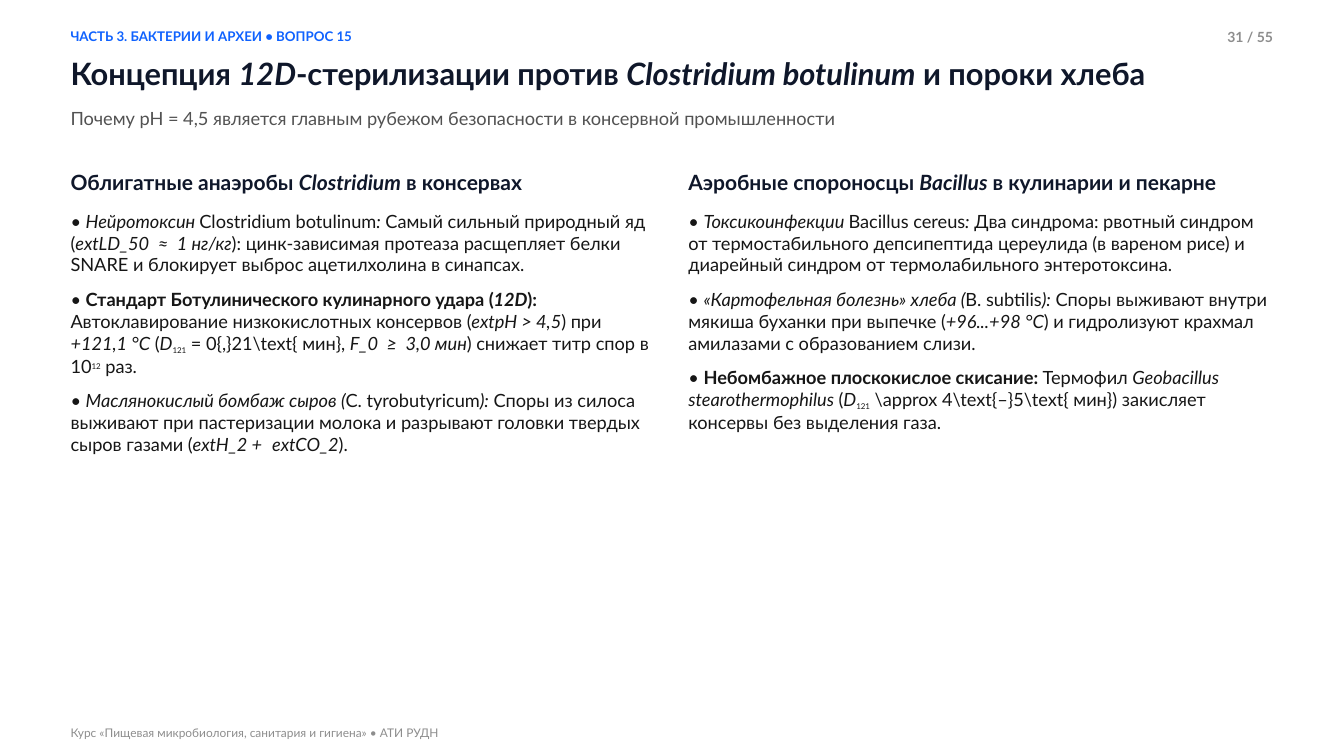
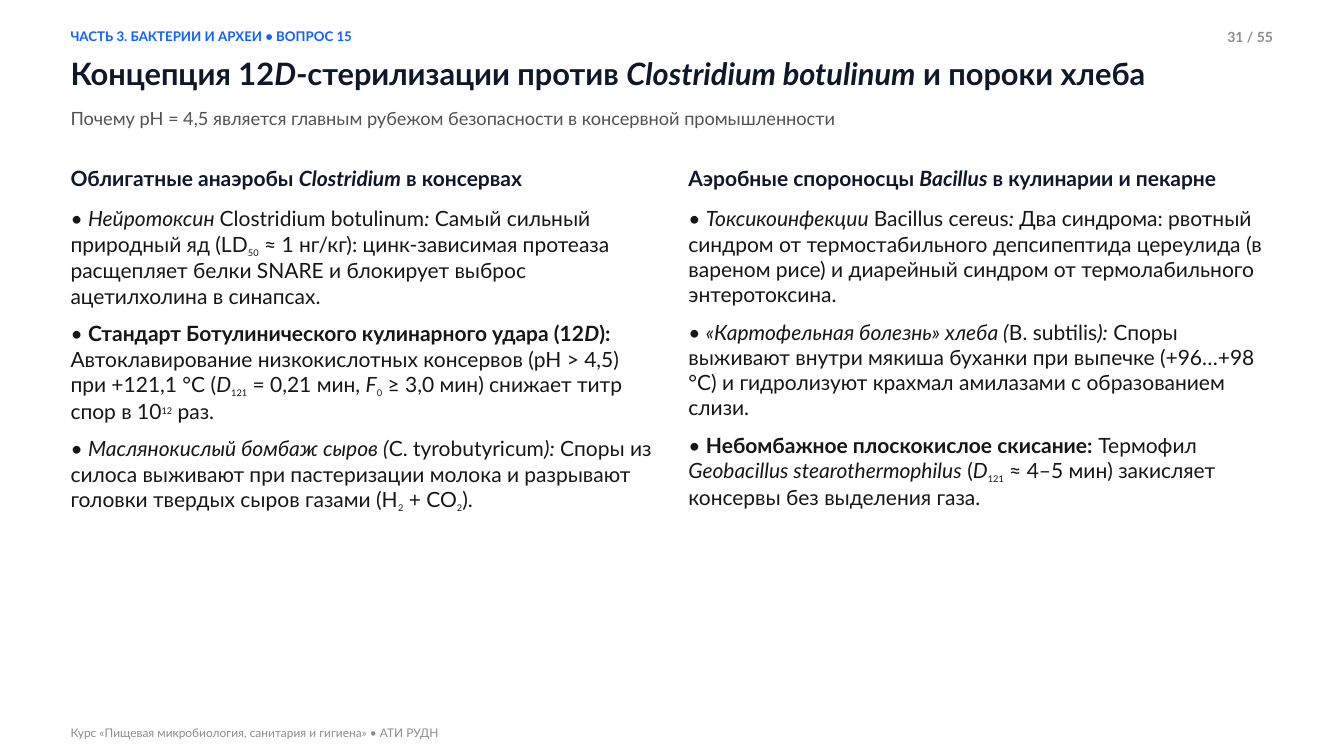
Before and after one commit to yaroslavtsevam/microbio-ati-rudn.github.io, a slide deck: slide 31 of assets/presentations/Lecture_02_Microbiology.pptx. Drawn at 1344x756 pixels with LibreOffice and Linux fonts; fonts in the diff are those of the drawing. Boxes give left, top, right and bottom in pixels: in the first picture for what was removed or moved away, otherwise in the second. Text is boxed around its words. In the diff, an @@ line names an element or a change of style, - is before the commit and + after.

Commit message:
Fix Lecture 2 presentation: enlarge body text in PPTX, fix math/chem formulas, transparent headerless SVG schemes, add 6 fungi illustrations

```diff
--- a/assets/presentations/Lecture_02_Microbiology.pptx
+++ b/assets/presentations/Lecture_02_Microbiology.pptx
@@ text "Концепция 12D-стерилизации против Clostridium botulinum ..." at <box>71,62,1146,91</box>: italic off in "12D-стерилизации" @@
@@ text at <box>71,210,651,511</box>: text changed; size 13 to 15 pt @@
-• Нейротоксин Clostridium botulinum: Самый сильный природный яд (extLD_50 ≈ 1 нг/кг): цинк-зависимая протеаза расщепляет белки SNARE и блокирует выброс ацетилхолина в синапсах.
-• Стандарт Ботулинического кулинарного удара (12D): Автоклавирование низкокислотных консервов (extpH > 4,5) при +121,1 °C (D121 = 0{,}21\text{ мин}, F_0 ≥ 3,0 мин) снижает титр спор в 1012 раз.
-• Маслянокислый бомбаж сыров (C. tyrobutyricum): Споры из силоса выживают при пастеризации молока и разрывают головки твердых сыров газами (extH_2 + extCO_2).
+• Нейротоксин Clostridium botulinum: Самый сильный природный яд (LD50 ≈ 1 нг/кг): цинк-зависимая протеаза расщепляет белки SNARE и блокирует выброс ацетилхолина в синапсах.
+• Стандарт Ботулинического кулинарного удара (12D): Автоклавирование низкокислотных консервов (pH > 4,5) при +121,1 °C (D121 = 0,21 мин, F0 ≥ 3,0 мин) снижает титр спор в 1012 раз.
+• Маслянокислый бомбаж сыров (C. tyrobutyricum): Споры из силоса выживают при пастеризации молока и разрывают головки твердых сыров газами (H2 + CO2).
@@ text at <box>688,210,1262,306</box>: size 13 to 15 pt in "• Токсикоинфекции Bacillus cereus: Два синдрома: рвотный ..." @@
@@ text at <box>688,324,1254,509</box>: text changed; size 13 to 15 pt @@
-• «Картофельная болезнь» хлеба (B. subtilis): Споры выживают внутри мякиша буханки при выпечке (+96...+98 °C) и гидролизуют крахмал амилазами с образованием слизи.
-• Небомбажное плоскокислое скисание: Термофил Geobacillus stearothermophilus (D121 \approx 4\text{–}5\text{ мин}) закисляет консервы без выделения газа.
+• «Картофельная болезнь» хлеба (B. subtilis): Споры выживают внутри мякиша буханки при выпечке (+96…+98 °C) и гидролизуют крахмал амилазами с образованием слизи.
+• Небомбажное плоскокислое скисание: Термофил Geobacillus stearothermophilus (D121 ≈ 4–5 мин) закисляет консервы без выделения газа.
```
Also in this commit, not shown: 54 other slides changed, 20 other files.
